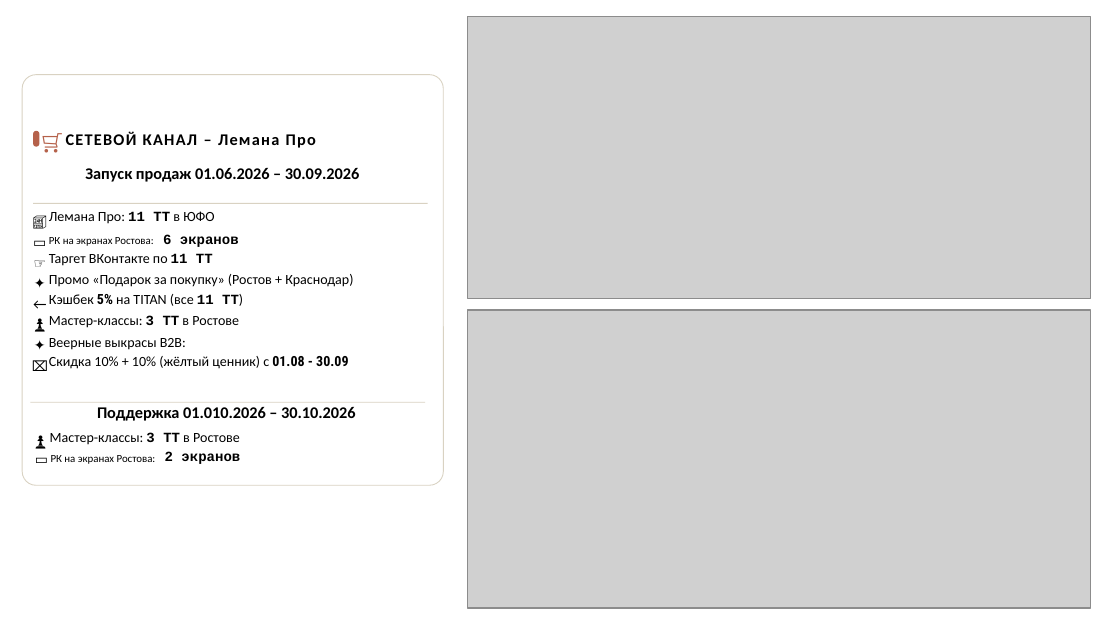
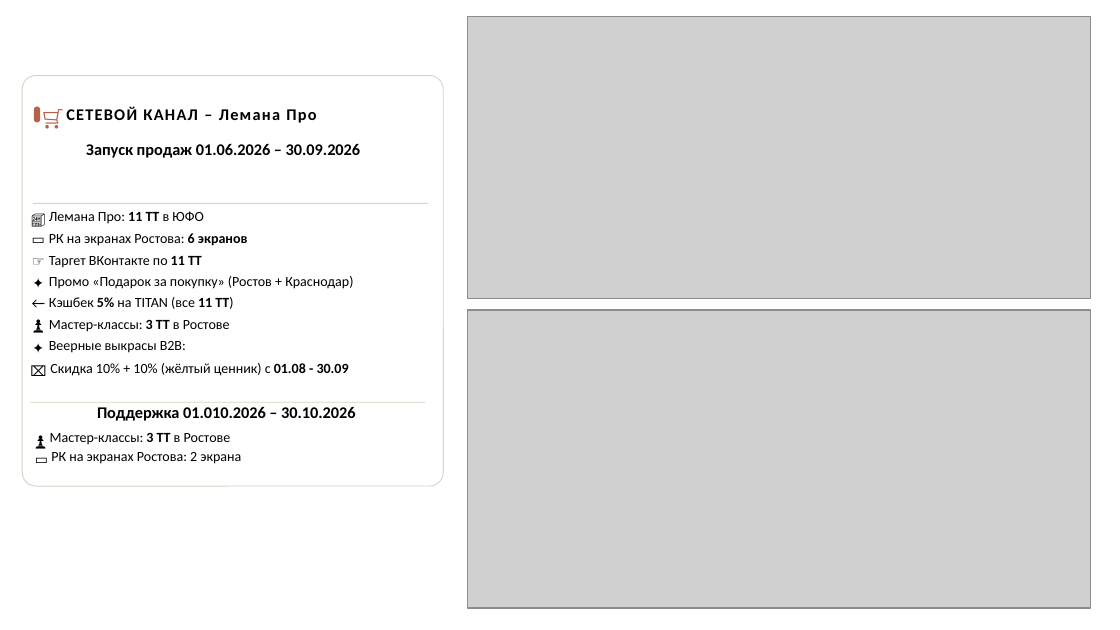
Before and after one commit to Iverson76newcomer/radar-empils, a slide deck: slide 2 of upload/Презентация_для_ГД_final.pptx. Drawn at 1120x630 pixels with LibreOffice and Linux fonts; fonts in the diff are those of the drawing; grey boxes stand for pictures. Boxes give left, top, right and bottom in pixels: in the first picture for what was removed or moved away, otherwise in the second. Text is boxed around its words. In the diff, an @@ line names an element or a change of style, - is before the commit and + after.

```diff
--- a/upload/Презентация_для_ГД_final.pptx
+++ b/upload/Презентация_для_ГД_final.pptx
@@ 3 texts, 1 rounded rectangle: place and size @@
-3 texts, 1 rounded rectangle at bbox=[34, 131, 359, 182]
+3 texts, 1 rounded rectangle at bbox=[34, 106, 360, 158]
@@ text "Лемана Про: 11 ТТ в ..." at bbox=[49, 211, 203, 224]: font Courier New to Calibri in "11 ТТ" @@
@@ text at bbox=[49, 233, 248, 246]: text changed; size 7 to 9 pt @@
-РК на экранах Ростова:
+РК на экранах Ростова: 6 экранов
@@ text removed at bbox=[163, 234, 239, 247] @@
-6 экранов
@@ text "Таргет ВКонтакте по 11 ТТ" at bbox=[49, 256, 202, 268]: font Courier New to Calibri in "11 ТТ" @@
@@ text "Кэшбек 5% на TITAN (все ..." at bbox=[49, 297, 233, 309]: font Roboto Condensed to Calibri in "5%"; font Courier New to Calibri in "11 ТТ)" @@
@@ text "Мастер-классы: 3 ТТ в Ростове" at bbox=[49, 320, 230, 332]: font Courier New to Calibri in "3 ТТ" @@
@@ text "⌧": place and size @@
-text "⌧" at bbox=[34, 360, 47, 372]
+text "⌧" at bbox=[31, 364, 45, 376]
@@ text "Скидка 10% + 10% (жёлтый ...": place and size @@
-text "Скидка 10% + 10% (жёлтый ..." at bbox=[49, 356, 348, 369]
+text "Скидка 10% + 10% (жёлтый ..." at bbox=[50, 363, 349, 376]
@@ text "Скидка 10% + 10% (жёлтый ..." at bbox=[50, 363, 349, 376]: font Roboto Condensed to Calibri in "01.08 - 30.09" @@
@@ text "Мастер-классы: 3 ТТ в Ростове" at bbox=[50, 433, 231, 445]: font Courier New to Calibri in "3 ТТ" @@
@@ text at bbox=[51, 452, 241, 464]: text changed; size 7 to 9 pt @@
-РК на экранах Ростова:
+РК на экранах Ростова: 2 экрана
@@ text removed at bbox=[165, 451, 240, 464] @@
-2 экранов
```
Also in this commit, not shown: 2 other slides changed, 1 slide added, 1 slide removed, 4 other files.
